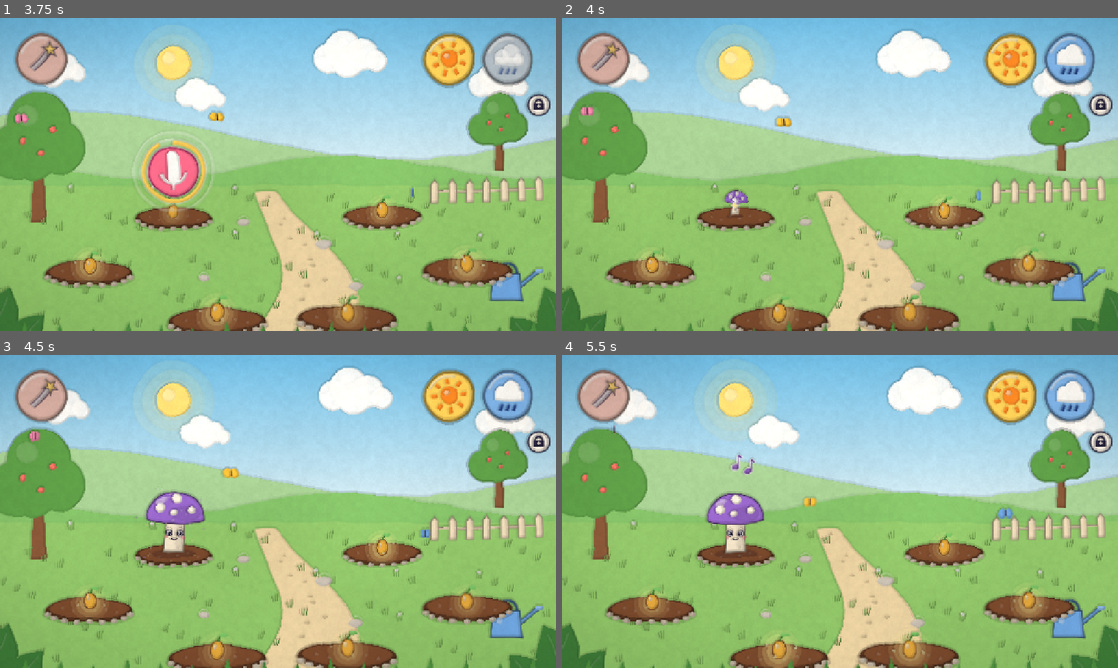
Above: before the commit, frames 1-4 (two rows, left to right).
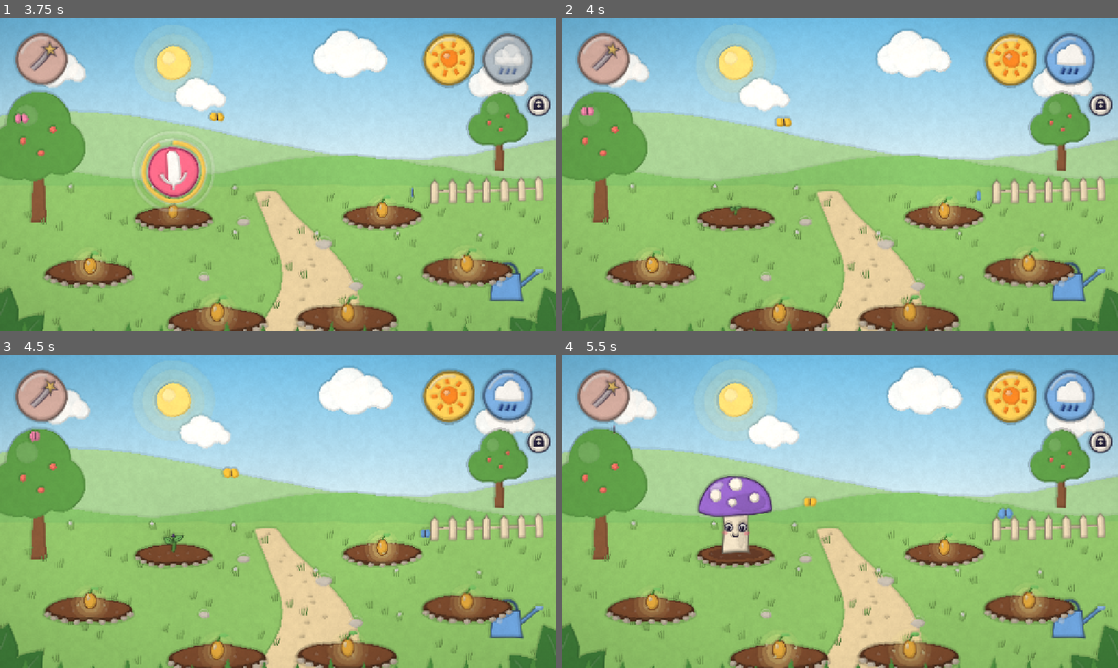
Above: after the commit, the same moments.

Repository: pinkysworld/Summgarten
Game: Godot game, scene res://scenes/main.tscn
Two runs of this game, one before a commit and one after it. Both use one fixed random seed, a clock stepped at 60 frames per second and the inputs below.
Inputs (mouse positions are in pixels of both pictures, inside the frame that each line leads up to):
- Up to frame 1 (3.75 s): move the mouse to (400, 158) at 0.52 s; click (400, 158) at 0.67 s; move the mouse to (166, 190) at 1.27 s; click (166, 190) at 1.42 s; move the mouse to (333, 105) at 2.02 s; click (333, 105) at 2.17 s; move the mouse to (250, 237) at 2.77 s; click (250, 237) at 2.92 s; move the mouse to (444, 221) at 3.52 s; click (444, 221) at 3.67 s
- Up to frame 2 (4 s): no input
- Up to frame 3 (4.5 s): move the mouse to (111, 464) at 4.27 s; click (111, 464) at 4.42 s
- Up to frame 4 (5.5 s): move the mouse to (867, 511) at 5.02 s; click (867, 511) at 5.17 s

Frame 1 is identical in both runs. In frame 2, 0.2% of the frame differs, in the area x 29-34%, y 54-64%; in frame 3, 1.3%; in frame 4, 1.9%, in the area x 24-38%, y 31-66%.

Commit message:
Wachstumsstufen, Freude- und Gähn-Ausdruck, bunter Titel-Schriftzug für Key-Art

Diff:
--- a/scripts/creature.gd
+++ b/scripts/creature.gd
@@ -29,6 +29,9 @@
 var freq := 261.63
 
 var grow := 0.0
+var stage := 2.0 ## 0..1 sprout, 1..2 bud, then the full being grows in
+var joy := 0.0
+var yawn_amt := 0.0
 var bow_amt := 0.0
 var hop := 0.0
 var sing_amp := 0.0
@@ -62,10 +65,17 @@
 	return 75.0 * scale.x
 
 
-func grow_in(duration := 1.4) -> void:
+func grow_in(duration := 1.4, stages := true) -> void:
 	grow = 0.0
 	var tw := create_tween()
+	if stages:
+		stage = 0.0
+		tw.tween_property(self, "stage", 1.0, 0.7).set_trans(Tween.TRANS_BACK).set_ease(Tween.EASE_OUT)
+		tw.tween_property(self, "stage", 2.0, 0.7).set_trans(Tween.TRANS_BACK).set_ease(Tween.EASE_OUT)
+	else:
+		stage = 2.0
 	tw.tween_property(self, "grow", 1.0, duration).set_trans(Tween.TRANS_ELASTIC).set_ease(Tween.EASE_OUT)
+	await tw.finished
 	var cols := [Color("fff3a0"), Color.WHITE, PALETTE[species].lightened(0.3)]
 	for i in 26:
 		var a := randf() * TAU
@@ -81,6 +91,21 @@
 	var top: float = -HEIGHTS[species] - 10.0
 	for i in 2:
 		_notes.append([Vector2(randf_range(-25, 25), top), Vector2(randf_range(-35, 35), -80), -i * 0.15, PALETTE[species]])
+
+
+## Tapped: a happy face with squinted eyes and a big smile.
+func cheer() -> void:
+	var tw := create_tween()
+	tw.tween_property(self, "joy", 1.0, 0.1)
+	tw.tween_interval(0.6)
+	tw.tween_property(self, "joy", 0.0, 0.3)
+
+
+func yawn() -> void:
+	var tw := create_tween()
+	tw.tween_property(self, "yawn_amt", 1.0, 0.5).set_trans(Tween.TRANS_SINE)
+	tw.tween_interval(0.4)
+	tw.tween_property(self, "yawn_amt", 0.0, 0.5).set_trans(Tween.TRANS_SINE)
 
 
 func bow() -> void:
@@ -208,6 +233,9 @@
 # ------------------------------------------------------------- main draw
 
 func _draw() -> void:
+	if stage < 2.0:
+		_draw_stage()
+		return
 	var s := grow
 	if s <= 0.08:
 		return
@@ -236,6 +264,28 @@
 	for n in _notes:
 		if n[2] > 0.0:
 			_note(n[0], clampf(1.6 - float(n[2]), 0.0, 1.0), n[3])
+
+
+## Sprout (stage 0..1) and bud (1..2) before the being appears.
+func _draw_stage() -> void:
+	var green := Color("5fa14a")
+	var c: Color = PALETTE[species]
+	var k := clampf(stage, 0.0, 1.0)
+	var wob := sin(_t * 6.0) * 0.08
+	draw_set_transform(Vector2.ZERO, wob, Vector2.ONE * (0.6 + 0.4 * k))
+	var h := 30.0 + 40.0 * clampf(stage, 0.0, 2.0) / 2.0
+	_stem(Vector2(0, 0), Vector2(0, -h), 4.0, green, 6.0)
+	_leaf(Vector2(0, -h * 0.55), -2.6, 26 + 8 * k, Color("7cc86a"))
+	_leaf(Vector2(0, -h * 0.65), -0.5, 26 + 8 * k, Color("7cc86a"))
+	if stage >= 1.0:
+		var b := clampf(stage - 1.0, 0.0, 1.0)
+		var bud := _ell_pts(Vector2(0, -h - 14 * b), Vector2(16, 22) * b + Vector2(2, 2), 0.0, 20)
+		_poly(bud, c)
+		_shine(Vector2(-5, -h - 22 * b), Vector2(4, 6) * b + Vector2(1, 1))
+		if b > 0.5:
+			draw_arc(Vector2(-6, -h - 12), 3.5, 0.2, PI - 0.2, 6, INK, 2.0, true)
+			draw_arc(Vector2(6, -h - 12), 3.5, 0.2, PI - 0.2, 6, INK, 2.0, true)
+	draw_set_transform(Vector2.ZERO)
 
 
 # ------------------------------------------------------------- species
@@ -436,7 +486,9 @@
 
 func _eyes(at: Array, k: float) -> void:
 	for e in at:
-		if _sleep_blend > 0.5 or _blink > 0.3:
+		if joy > 0.3 and _sleep_blend < 0.5:
+			draw_arc(e + Vector2(0, 3 * k), 7 * k, PI + 0.3, TAU - 0.3, 10, INK, 3.5, true)
+		elif _sleep_blend > 0.5 or _blink > 0.3 or yawn_amt > 0.4:
 			draw_arc(e, 6 * k, 0.2, PI - 0.2, 10, INK, 3.0, true)
 		else:
 			draw_circle(e, 9 * k, Color.WHITE)
@@ -453,7 +505,17 @@
 
 func _mouth(m: Vector2, k: float, wide := false) -> void:
 	var w := (16.0 if wide else 8.0) * k
-	if sing_amp > 0.08:
+	if yawn_amt > 0.05:
+		draw_colored_polygon(_ell_pts(m, Vector2(w * 0.8, (4 + 12 * yawn_amt) * k), 0.0, 18), INK)
+		draw_colored_polygon(_ell_pts(m + Vector2(0, (3 + 6 * yawn_amt) * k), Vector2(w * 0.45, 3 * k), 0.0, 12), Color("ff7a8a"))
+	elif joy > 0.1 and sing_amp <= 0.08:
+		var pts := PackedVector2Array()
+		for i in 13:
+			var a := PI * i / 12.0
+			pts.append(m + Vector2(cos(a) * w * 1.2, -2 * k + sin(a) * (8 * joy) * k))
+		draw_colored_polygon(pts, INK)
+		draw_colored_polygon(_ell_pts(m + Vector2(0, 3 * k * joy), Vector2(w * 0.5, 2.5 * k * joy + 0.5), 0.0, 12), Color("ff7a8a"))
+	elif sing_amp > 0.08:
 		draw_colored_polygon(_ell_pts(m, Vector2(w * 0.9, (3 + 10 * sing_amp) * k), 0.0, 18), INK)
 		draw_colored_polygon(_ell_pts(m + Vector2(0, (2 + 5 * sing_amp) * k), Vector2(w * 0.5, 3 * k), 0.0, 12), Color("ff7a8a"))
 	elif _sleep_blend > 0.5:
--- a/scripts/main.gd
+++ b/scripts/main.gd
@@ -122,6 +122,7 @@
 		if c:
 			var hit := Rect2(BED_POSITIONS[i] + Vector2(-c.radius() - 20, -c.height() - 20), Vector2(c.radius() * 2 + 40, c.height() + 50))
 			if hit.has_point(p):
+				c.cheer()
 				c.sing(_shift())
 				return
 		elif p.distance_to(BED_POSITIONS[i]) < 105 * BED_SCALE[i]:
@@ -202,7 +203,10 @@
 	c.sang.connect(_on_sang)
 	if fresh:
 		c.grow_in()
-		get_tree().create_timer(0.9).timeout.connect(func(): if is_instance_valid(c): c.sing(_shift()))
+		get_tree().create_timer(2.3).timeout.connect(func():
+			if is_instance_valid(c):
+				c.cheer()
+				c.sing(_shift()))
 	else:
 		c.grow = 1.0
 
@@ -215,7 +219,7 @@
 			c.grow = 0.0
 			get_tree().create_timer(delay).timeout.connect(func():
 				if is_instance_valid(c):
-					c.grow_in(1.0)
+					c.grow_in(1.0, false)
 					c.sing(_shift()))
 			delay += 0.5
 
@@ -386,7 +390,10 @@
 		if c:
 			c.sleeping = true
 			var pitch := randf_range(0.8, 1.4)
-			get_tree().create_timer(delay).timeout.connect(func(): Audio.play_ambient(_yawn, pitch, 6.0))
+			get_tree().create_timer(delay).timeout.connect(func():
+				Audio.play_ambient(_yawn, pitch, 6.0)
+				if is_instance_valid(c):
+					c.yawn())
 			delay += 0.7
 
 
--- a/tests/smoke.gd
+++ b/tests/smoke.gd
@@ -12,7 +12,13 @@
 	for i in [0, 1, 2, 4, 5]:
 		main._plant(i)
 		await get_tree().create_timer(0.3).timeout
-	await get_tree().create_timer(1.5).timeout
+	await _shot(out + "/growing.png")
+	await get_tree().create_timer(2.5).timeout
+	for c in main.beds:
+		if c:
+			c.cheer()
+			break
+	await get_tree().create_timer(0.15).timeout
 	await _shot(out + "/day.png")
 	main._set_weather(main.Weather.RAIN)
 	main._concert()
--- a/tools/store_shots.gd
+++ b/tools/store_shots.gd
@@ -8,6 +8,7 @@
 var main
 var out := "user://"
 var _headline: Label
+var _layer: CanvasLayer
 
 
 func _ready() -> void:
@@ -33,6 +34,10 @@
 	_headline.add_theme_color_override("font_outline_color", INK)
 	_headline.add_theme_constant_override("outline_size", 16)
 	layer.add_child(_headline)
+	var sf := SystemFont.new()
+	sf.font_names = PackedStringArray(["Arial Rounded MT Bold", "Chalkboard SE", "Arial"])
+	_headline.add_theme_font_override("font", sf)
+	_layer = layer
 	if mode == "capsule":
 		await _capsule()
 	else:
@@ -138,10 +143,14 @@
 		c.sing_amp = 0.9
 		for k in 3:
 			c._notes.append([Vector2(randf_range(-70, 70), -c.HEIGHTS[c.species] - 20 - k * 30), Vector2(randf_range(-20, 20), -40), 0.3 + k * 0.2, c.PALETTE[c.species]])
-	_headline.offset_top = 40
-	_headline.add_theme_font_size_override("font_size", 120)
-	_headline.add_theme_constant_override("outline_size", 34)
-	_headline.text = "Klanggarten"
+	_headline.text = ""
+	var title := Control.new()
+	title.set_script(load("res://tools/title.gd"))
+	title.set_anchors_preset(Control.PRESET_TOP_WIDE)
+	title.offset_top = 14
+	title.offset_bottom = 180
+	title.size_px = int(get_viewport().get_visible_rect().size.y * 0.19)
+	_layer.add_child(title)
 	for f in 3:
 		await get_tree().process_frame
 	get_viewport().get_texture().get_image().save_png(out.path_join("capsule_%dx%d.png" % [get_viewport().size.x, get_viewport().size.y]))
--- /dev/null
+++ b/tools/title.gd
@@ -0,0 +1,47 @@
+extends Control
+## Playful "Klanggarten" lettering for key art: each letter in a garden colour,
+## slightly tilted and bouncing, with a thick ink outline and a soft drop shadow.
+
+const COLORS := [Color("ff7a6b"), Color("ffc93c"), Color("7cc86a"), Color("4cc3b5"), Color("6fa8e8"), Color("9b6bd6"), Color("ff8fb8")]
+const INK := Color("2f2a4a")
+
+var text := "Klanggarten"
+var size_px := 120
+var font: Font
+
+
+func _ready() -> void:
+	var sf := SystemFont.new()
+	sf.font_names = PackedStringArray(["Arial Rounded MT Bold", "Chalkboard SE", "Comic Sans MS", "Arial"])
+	sf.font_weight = 800
+	font = sf
+	mouse_filter = Control.MOUSE_FILTER_IGNORE
+
+
+func _process(_d: float) -> void:
+	queue_redraw()
+
+
+func _draw() -> void:
+	var widths := []
+	var total := 0.0
+	for ch in text:
+		var w := font.get_string_size(ch, HORIZONTAL_ALIGNMENT_LEFT, -1, size_px).x * 0.96
+		widths.append(w)
+		total += w
+	var x := (size.x - total) / 2.0
+	var base := size_px * 0.95
+	for i in text.length():
+		var ch := text[i]
+		var tilt := sin(i * 1.7) * 0.07
+		var y := base + sin(i * 0.9) * size_px * 0.05
+		var pos := Vector2(x, y)
+		draw_set_transform(pos + Vector2(widths[i] / 2.0, -size_px * 0.35), tilt, Vector2.ONE)
+		var o := Vector2(-widths[i] / 2.0, size_px * 0.35)
+		draw_string_outline(font, o + Vector2(0, size_px * 0.06), ch, HORIZONTAL_ALIGNMENT_LEFT, -1, size_px, int(size_px * 0.28), Color(0, 0, 0, 0.25))
+		draw_string_outline(font, o, ch, HORIZONTAL_ALIGNMENT_LEFT, -1, size_px, int(size_px * 0.24), Color.WHITE)
+		draw_string_outline(font, o, ch, HORIZONTAL_ALIGNMENT_LEFT, -1, size_px, int(size_px * 0.12), INK)
+		draw_string(font, o, ch, HORIZONTAL_ALIGNMENT_LEFT, -1, size_px, COLORS[i % COLORS.size()])
+		draw_string(font, o + Vector2(-size_px * 0.03, -size_px * 0.04), ch, HORIZONTAL_ALIGNMENT_LEFT, -1, size_px, Color(1, 1, 1, 0.25))
+		x += widths[i]
+	draw_set_transform(Vector2.ZERO)
